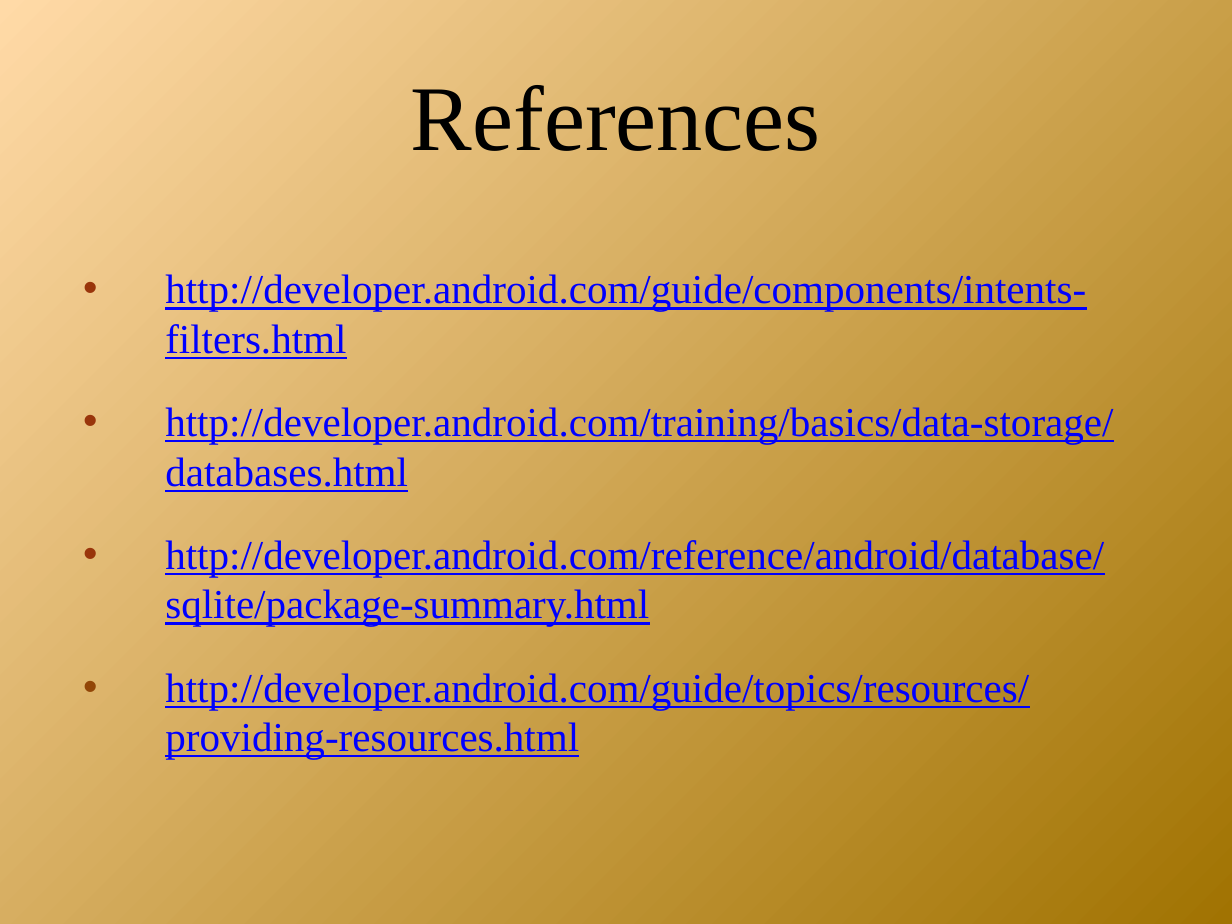
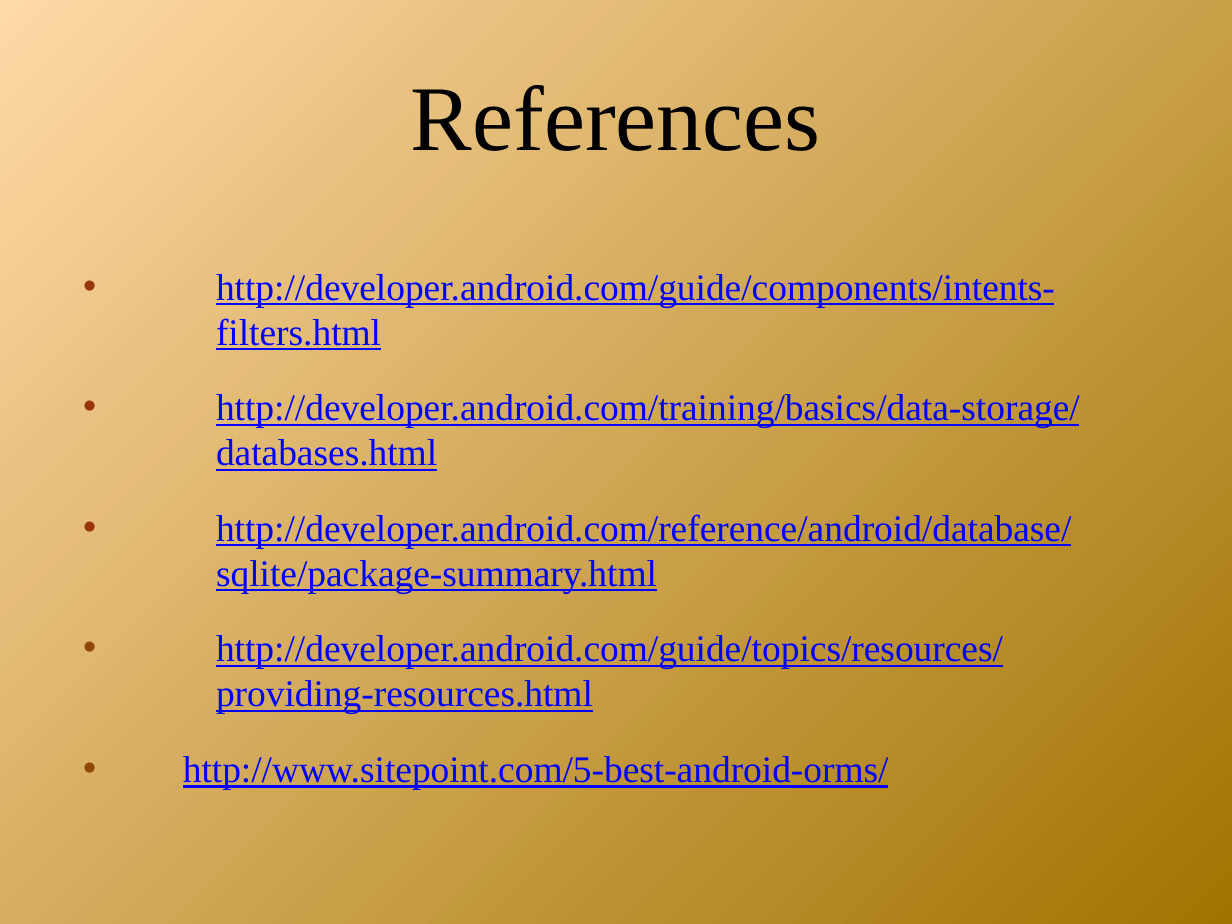
Before and after one commit to androidbootcamp/Course-Material, a slide deck: slide 11 of Day2/day_2.pptx. Drawn at 1232x924 pixels with LibreOffice and Linux fonts; fonts in the diff are those of the drawing; background and template pictures are left out. Boxes give left, top, right and bottom in pixels: in the first picture for what was removed or moved away, otherwise in the second. Text is boxed around its words. In the diff, an @@ line names an element or a change of style, - is before the commit and + after.

```diff
--- a/Day2/day_2.pptx
+++ b/Day2/day_2.pptx
@@ text at bbox=[216, 271, 1080, 714]: size 24 to 21.8 pt in "http://developer.android.com/guide/components/intents-filter ...", "http://developer.android.com/training/basics/data-storage/da ...", "http://developer.android.com/reference/android/database/sqli ...", "http://developer.android.com/guide/topics/resources/providin ..."; indent changed; less space between paragraphs @@
@@ text at bbox=[183, 756, 889, 790]: paragraph added @@
+• http://www.sitepoint.com/5-best-android-orms/
```
Also in this commit, not shown: 8 other slides changed, 2 other files.
